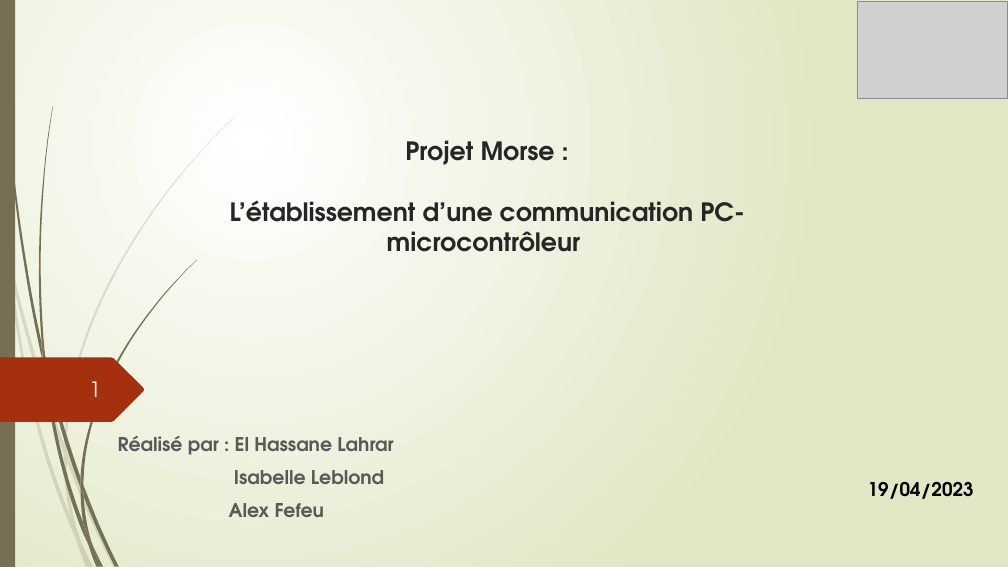
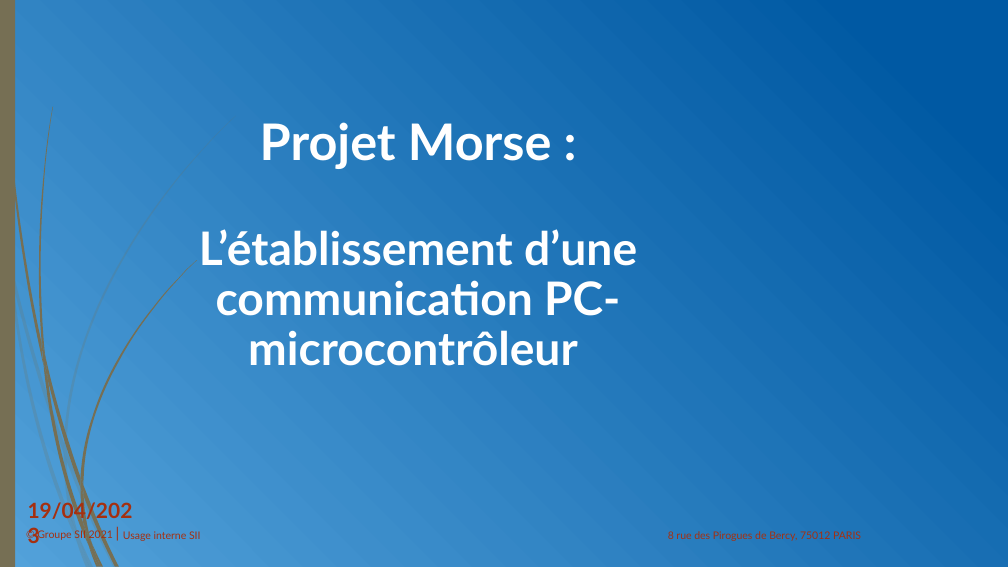
Before and after one commit to FufuAkuseru/TP-morse, a slide deck: slide 1 of Projet Morse.pptx. Drawn at 1008x567 pixels with LibreOffice and Linux fonts; fonts in the diff are those of the drawing; grey boxes stand for pictures; background and template pictures are left out. Boxes give left, top, right and bottom in pixels: in the first picture for what was removed or moved away, otherwise in the second. Text is boxed around its words. In the diff, an @@ line names an element or a change of style, - is before the commit and + after.

Commit message:
last version

```diff
--- a/Projet Morse.pptx
+++ b/Projet Morse.pptx
@@ background gradient #FFFFFF to #DFE8C4 to picture (left out) @@
@@ picture removed at box(858, 1, 1007, 98) @@
@@ text "Projet Morse : L’établissement d’une ...": place and size @@
-text "Projet Morse : L’établissement d’une ..." at box(230, 140, 744, 252)
+text "Projet Morse : L’établissement d’une ..." at box(199, 122, 637, 366)
@@ text "Projet Morse : L’établissement d’une ..." at box(199, 122, 637, 366): size 24 to 48 pt in "Projet Morse :"; size 24 to 44 pt in "L’établissement d’une communication PC-microcontrôleur"; font TeX Gyre Adventor to Lato, text colour #262626 to #FFFFFF; line spacing 1 to 0.9; vertical alignment bottom to top @@
@@ freeform shape removed at box(0, 358, 144, 422) @@
@@ page number removed at box(89, 381, 101, 397) @@
-1
@@ subtitle removed at box(118, 436, 393, 517) @@
-Réalisé par : El Hassane Lahrar
-Isabelle Leblond
-Alex Fefeu
@@ text "19/04/2023": place and size @@
-text "19/04/2023" at box(868, 482, 974, 499)
+text "19/04/2023" at box(28, 500, 133, 523)
@@ text "19/04/2023" at box(28, 500, 133, 523): size 18 to 20 pt, font TeX Gyre Adventor to Lato, text colour #000000 to #A53010; alignment centre to left @@
@@ text added at box(37, 529, 113, 541), 10 pt, text #A53010 @@
+© Groupe SII 2021 |
@@ text added at box(123, 531, 201, 541), 10 pt, text #A53010 @@
+Usage interne SII
@@ text added at box(668, 531, 861, 541), 10 pt, text #A53010 @@
+8 rue des Pirogues de Bercy, 75012 PARIS
```
Also in this commit, not shown: 4 other slides changed, 4 slides added.
